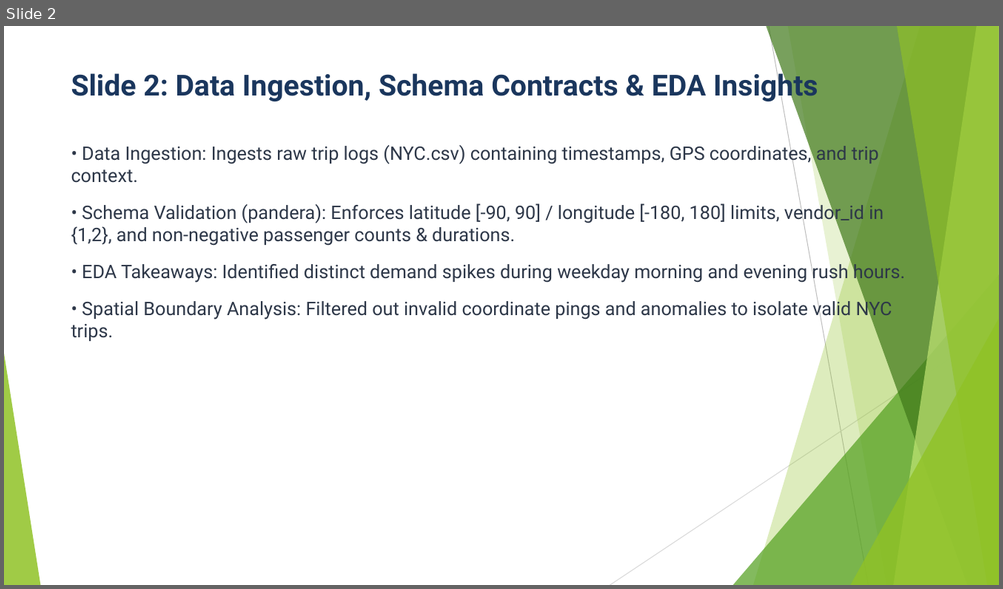
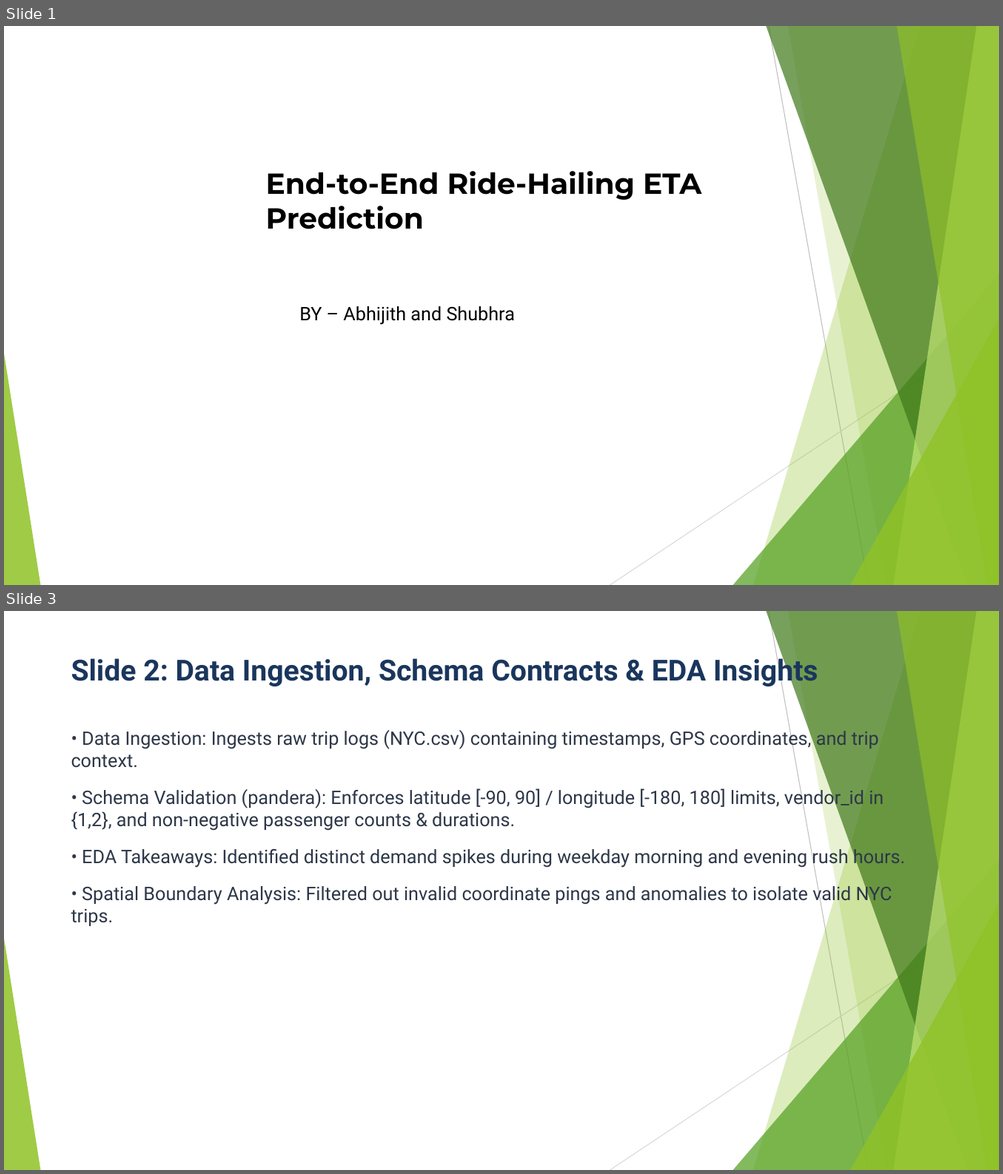
Before and after one commit to 2025paml617/ride-eta-prediction-team11, a slide deck: Ride_ETA_Prediction_Presentation.pptx. Shown one above the other, each under a label of ours: slide 2 before the commit, slides 1 and 3 after it; the slides between them are not shown. The pictures are 1003x589 and 1003x1174 pixels, drawn with LibreOffice and Linux fonts; fonts in the diff are those of the drawing. Boxes give left, top, right and bottom in pixels: in the first picture for what was removed or moved away, otherwise in the second. Text is boxed around its words. In the diff, an @@ line names an element or a change of style, - is before the commit and + after.

Commit message:
updated the presentation

```diff
--- a/Ride_ETA_Prediction_Presentation.pptx
+++ b/Ride_ETA_Prediction_Presentation.pptx
@@ slide 1 added at <box>4,26,999,585</box>, background #FFFFFF; not listed: 10 template elements that a slide beside it also shows @@
@@ text added at <box>266,171,701,230</box>, 28 pt, text #000000, bold @@
+End-to-End Ride-Hailing ETA Prediction
@@ text added at <box>299,306,515,325</box>, 18 pt, text #000000 @@
+BY – Abhijith and Shubhra
@@ what was slide 2 is now slide 3 @@
```
